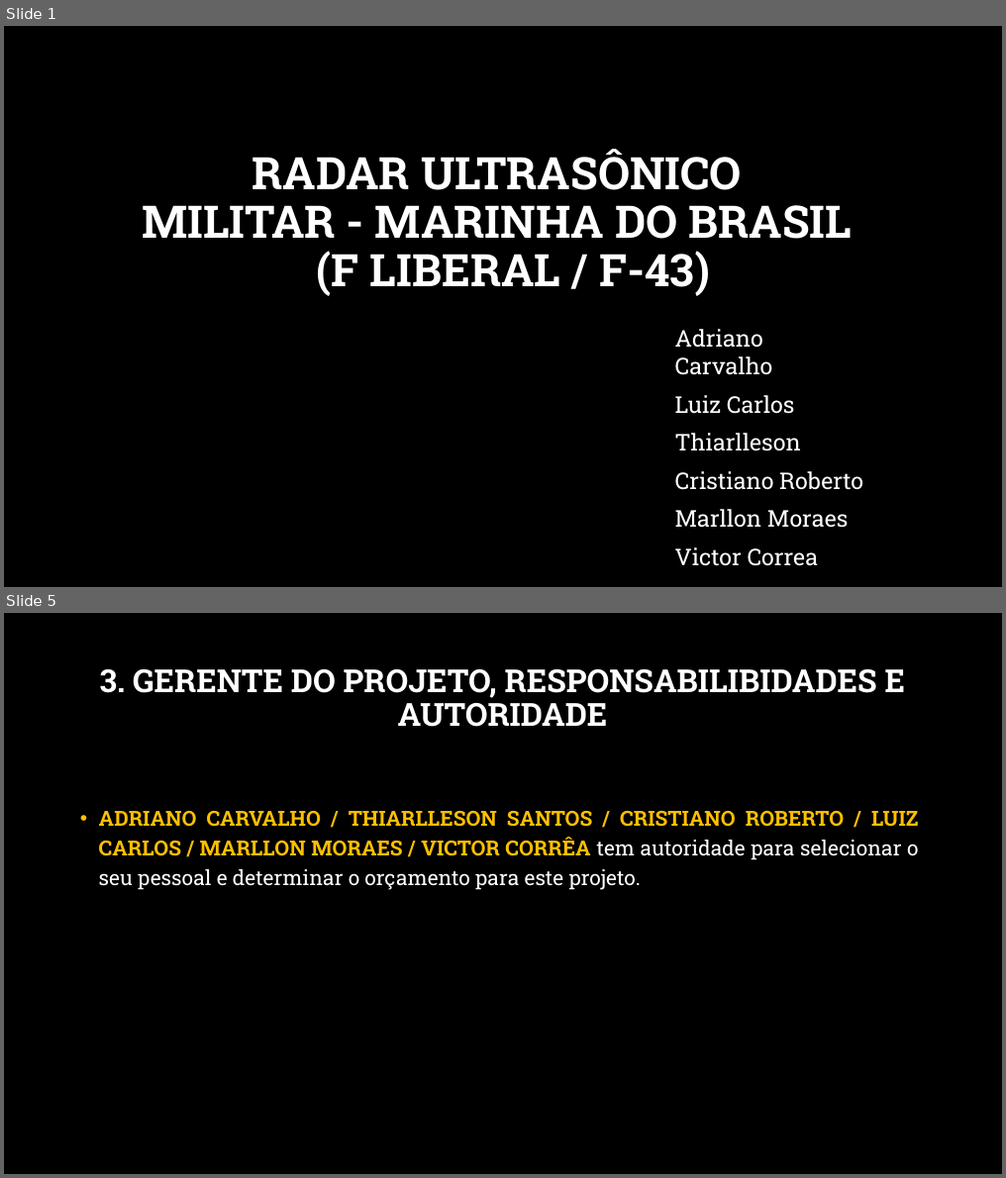
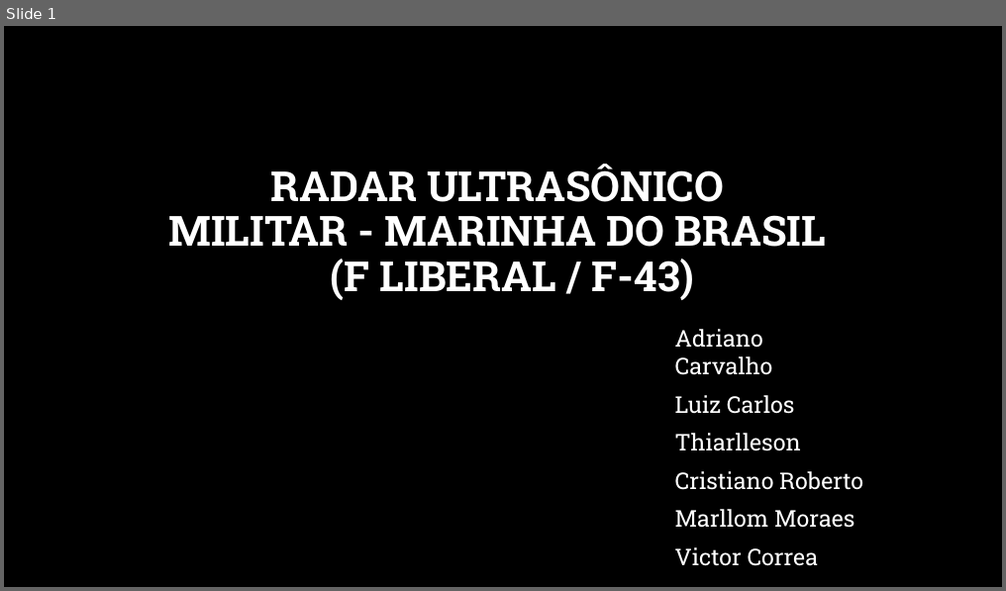
Before and after one commit to Thiarlleson/ProjetoSistemaEmbarcado, a slide deck: Radar_Ultrasonico.pptx. Shown one above the other, each under a label of ours: slides 1 and 5 before the commit, slide 1 after it; the slides between them are not shown. The pictures are 1006x1178 and 1006x591 pixels, drawn with LibreOffice and Linux fonts; fonts in the diff are those of the drawing; background and template pictures are left out. Boxes give left, top, right and bottom in pixels: in the first picture for what was removed or moved away, otherwise in the second. Text is boxed around its words. In the diff, an @@ line names an element or a change of style, - is before the commit and + after.

```diff
--- a/Radar_Ultrasonico.pptx
+++ b/Radar_Ultrasonico.pptx
@@ slide 5 removed at box(4, 613, 1002, 1174), background picture (left out) @@
@@ title removed at box(100, 669, 906, 727) @@
-3. GERENTE DO PROJETO, RESPONSABILIBIDADES E AUTORIDADE
@@ text removed at box(99, 811, 918, 890) @@
-• ADRIANO CARVALHO / THIARLLESON SANTOS / CRISTIANO ROBERTO / LUIZ CARLOS / MARLLON MORAES / VICTOR CORRÊA tem autoridade para selecionar o seu pessoal e determinar o orçamento para este projeto.
@@ slide 1 changed as well @@
@@ title "RADAR ULTRASÔNICO MILITAR - MARINHA ..." at box(169, 164, 826, 300): size 43.2 to 40 pt @@
@@ subtitle at box(675, 509, 854, 528): text changed @@
-Marllon Moraes
+Marllom Moraes
```
Also in this commit, not shown: 6 other slides changed, 4 slides added, 6 other slides removed, 3 other files.
